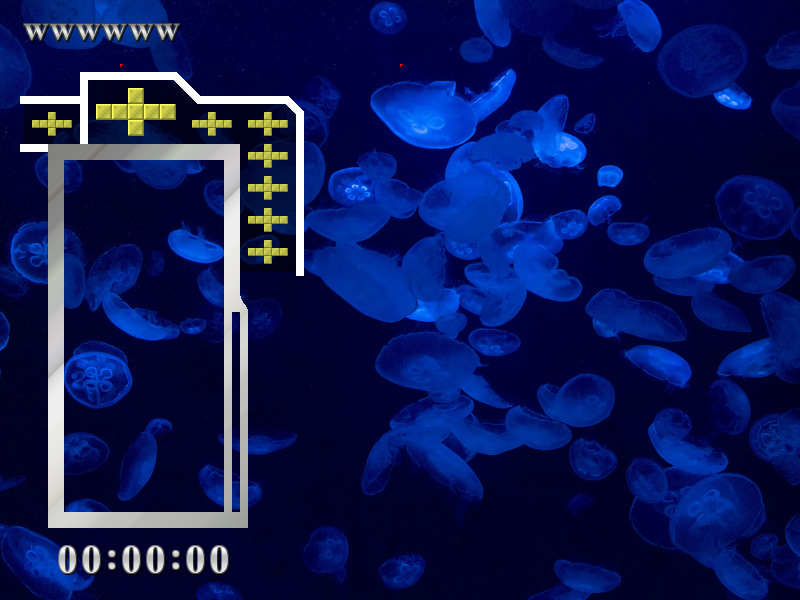
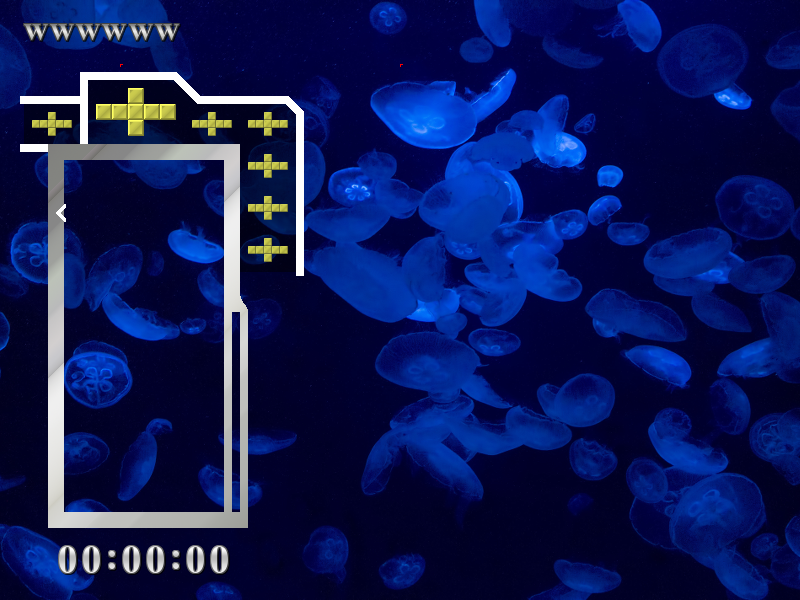
Two versions of the same layered image (800 x 600). Layer-by-layer changes:
added layer "レイヤー" above "NextMulti" over left=56, top=204, right=66, bottom=222
painted on "NextMino_Multi コピー" over left=248, top=144, right=288, bottom=264
